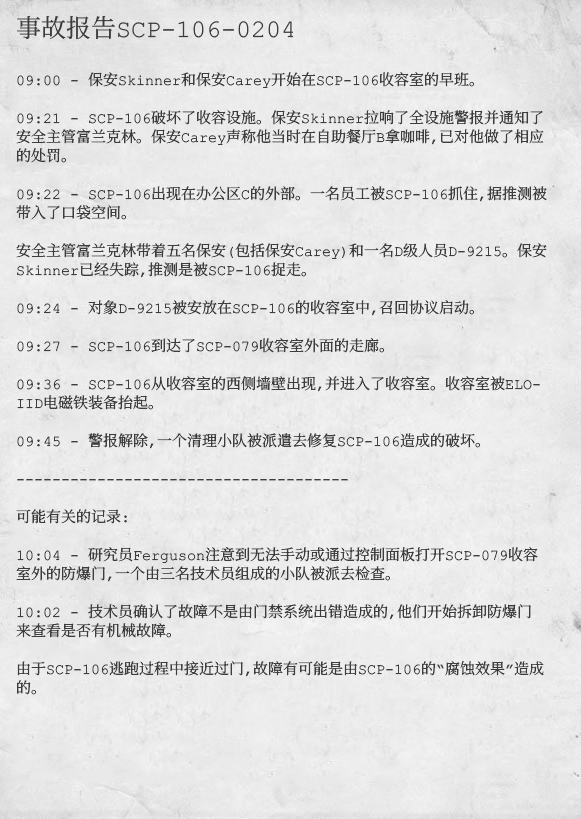
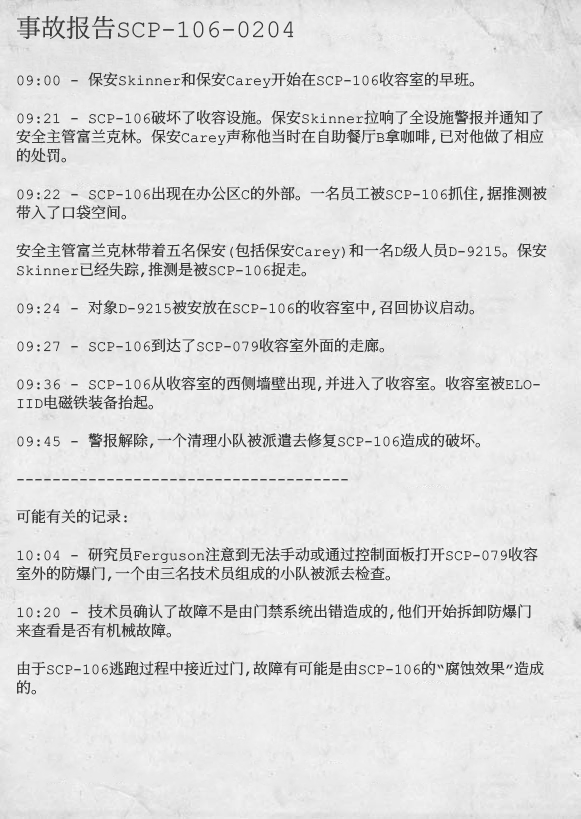
Revision of a layered 581 × 819 image; what changed, layer by layer:
painted on "事故报告SCP-106-0204 09:00 - 保安Skinner和保安Carey开始在SCP-106收容室的早班。" over <box>44,607,60,618</box>
